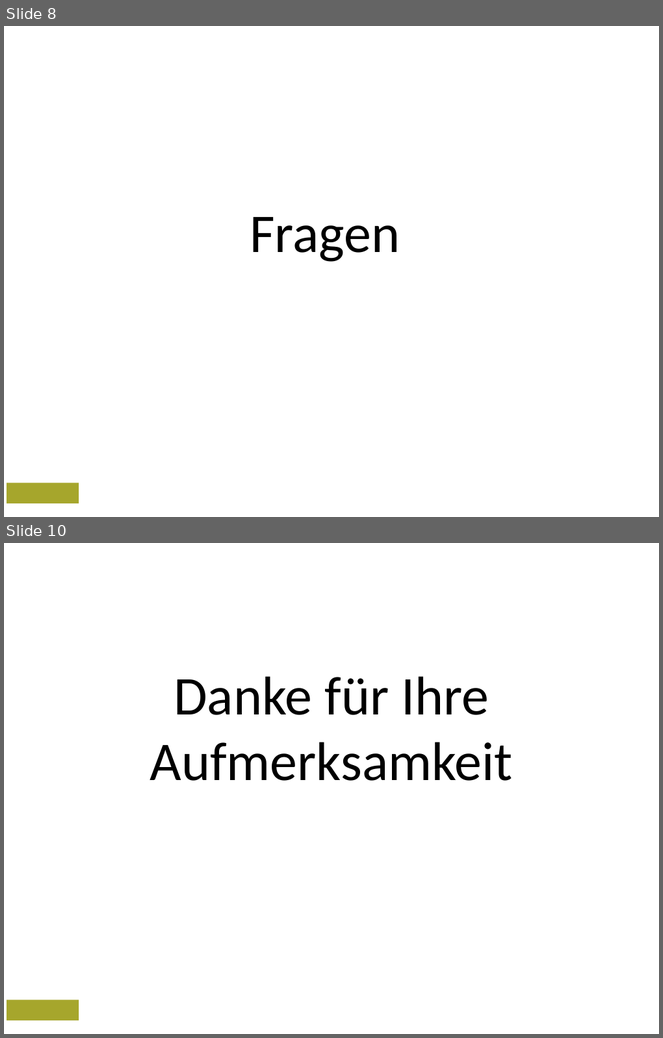
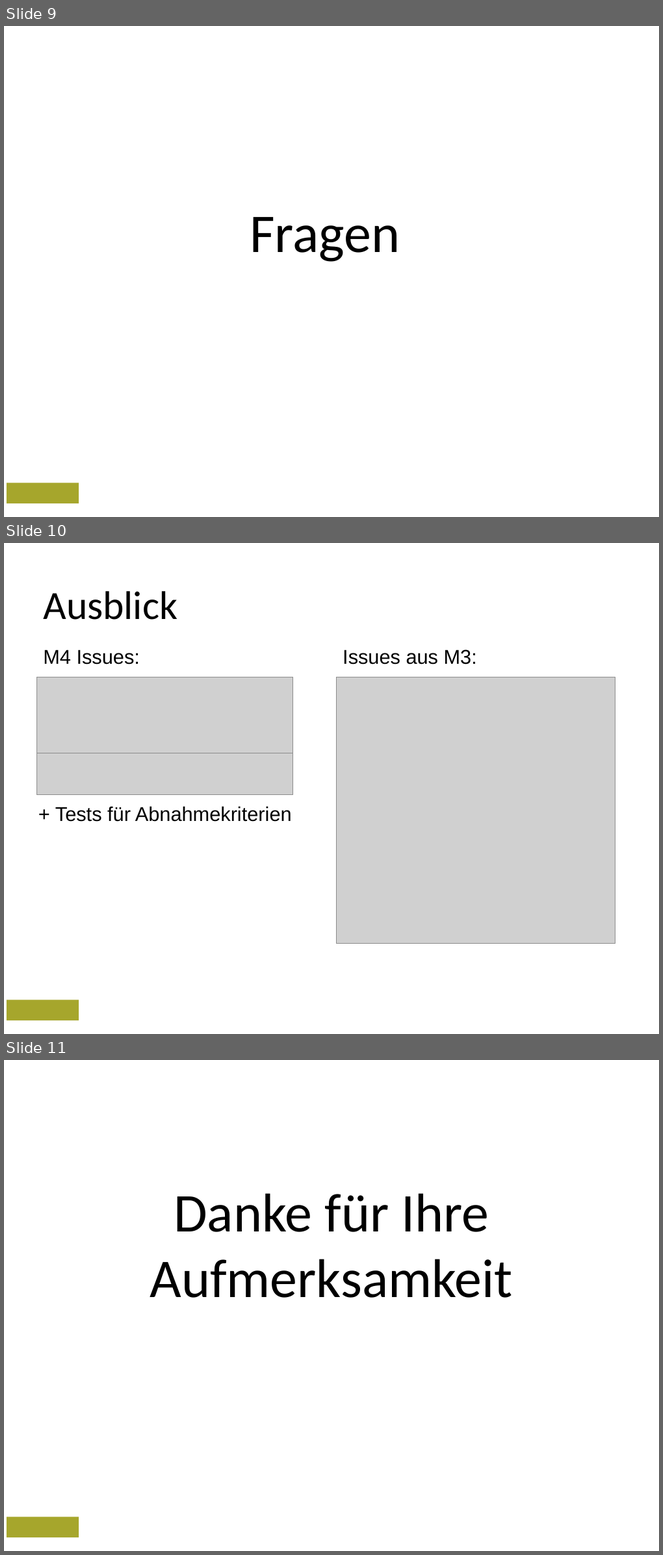
Before and after one commit to hsrdnguyen/PSIT2, a slide deck: documents/00_Sitzungen/Meilenstein_3/Meilenstein_3.pptx. Shown one above the other, each under a label of ours: slides 8 and 10 before the commit, slides 9, 10 and 11 after it; the slides between them are not shown. The pictures are 663x1038 and 663x1555 pixels, drawn with LibreOffice and Linux fonts; fonts in the diff are those of the drawing; grey boxes stand for pictures; background and template pictures are left out. Boxes give left, top, right and bottom in pixels: in the first picture for what was removed or moved away, otherwise in the second. Text is boxed around its words. In the diff, an @@ line names an element or a change of style, - is before the commit and + after.

```diff
--- a/documents/00_Sitzungen/Meilenstein_3/Meilenstein_3.pptx
+++ b/documents/00_Sitzungen/Meilenstein_3/Meilenstein_3.pptx
@@ slide 10 added at (4, 543, 659, 1034), background picture (left out); not listed: 1 template element that a slide beside it also shows @@
@@ title added at (43, 591, 178, 620), 44 pt, text #000000 @@
+Ausblick
@@ text added at (43, 650, 140, 665), 22 pt, text #000000 @@
+M4 Issues:
@@ text added at (343, 650, 477, 665), 22 pt, text #000000 @@
+Issues aus M3:
@@ picture added at (36, 678, 293, 754) @@
@@ picture added at (336, 678, 615, 944) @@
@@ picture added at (36, 754, 293, 795) @@
@@ text added at (55, 806, 292, 822), 22 pt, text #000000 @@
++ Tests für Abnahmekriterien
@@ what was slide 8 is now slide 9 @@
@@ what was slide 10 is now slide 11 @@
```
Also in this commit, not shown: 2 slides changed, 2 other slides added, 2 slides removed, 8 other files.
